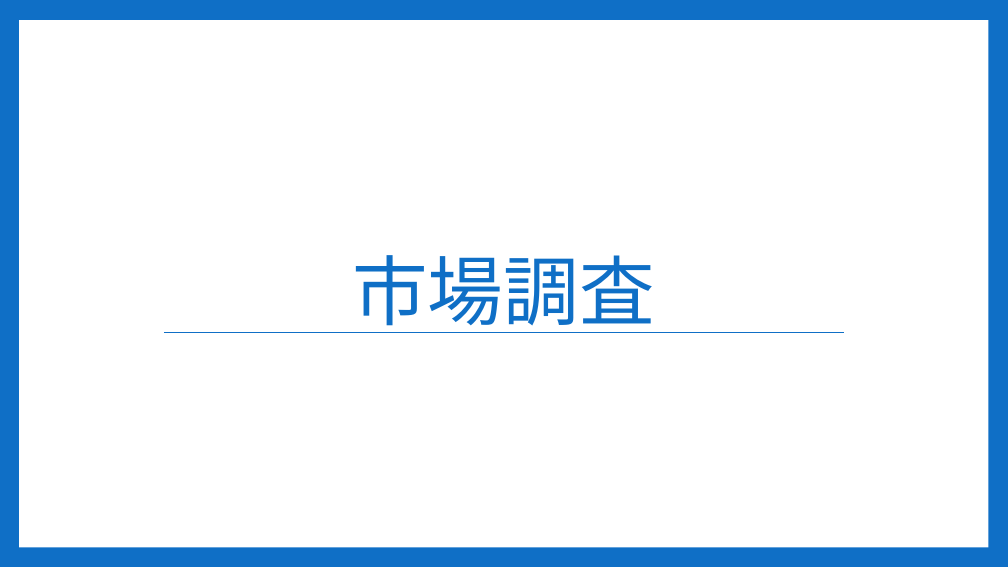
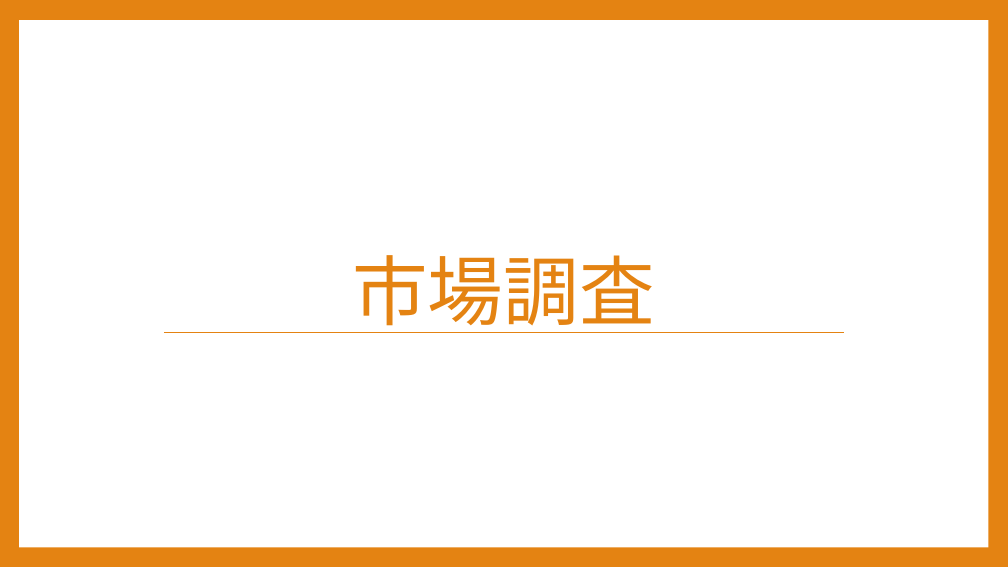
Before and after one commit to Sorarinu/ProjectP2016_F, a slide deck: slide 10 of production-idea/第2回中間発表改定２.pptx (slide 8 before the commit). Drawn at 1008x567 pixels with LibreOffice and Linux fonts; fonts in the diff are those of the drawing. Boxes give left, top, right and bottom in pixels: in the first picture for what was removed or moved away, otherwise in the second. Text is boxed around its words. In the diff, an @@ line names an element or a change of style, - is before the commit and + after.

```diff
--- a/production-idea/第2回中間発表改定２.pptx
+++ b/production-idea/第2回中間発表改定２.pptx
@@ background #0F6FC6 to #E48312 @@
@@ title "市場調査" at (352, 255, 654, 333): text colour #0F6FC6 to #E48312 @@
@@ line (164, 333) - (845, 333): stroke #0F6FC6 0.79 pt to #E48312 0.79 pt @@
```
Also in this commit, not shown: 12 other slides changed, 2 slides added.
